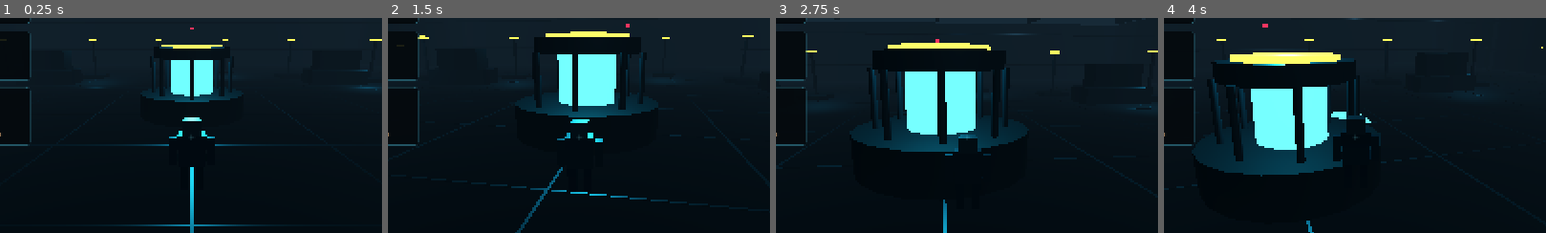
Above: before the commit, frames 1-4 (left to right).
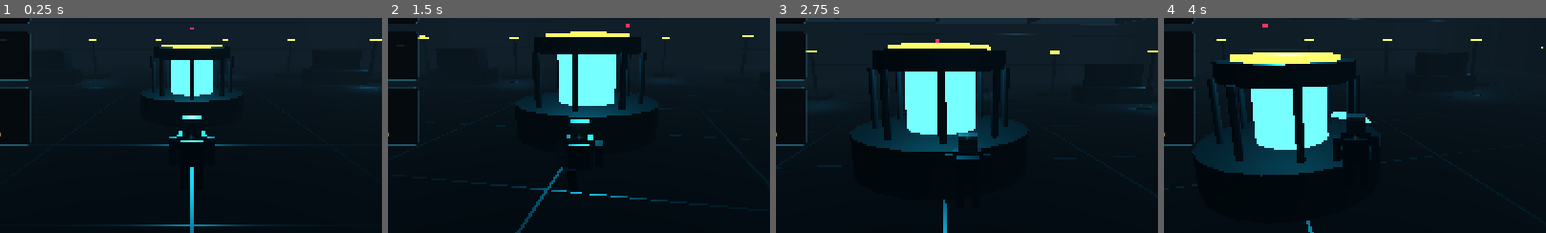
Above: after the commit, the same moments.

Repository: Lizziies/Chatgpt-in-chat-GPT-6-Hoch-Game
Game: Godot game, scene res://scenes/main.tscn
The game is run twice, just before and just after one commit, with the same random seed, the same clock (stepped at 60 frames per second) and the same inputs.
Inputs (mouse positions are % of the whole screen's width and height, from its top left):
- Up to frame 1 (0.25 s): no input
- Up to frame 2 (1.5 s): tap Enter at 0.5 s; move the mouse to (55, 50) at 0.52 s; hold W from 0.53 s (still down); tap 1 at 0.6 s; click (55, 50) at 0.67 s; tap Space at 0.77 s; move the mouse to (45, 50) at 1.27 s; tap 2 at 1.35 s
- Up to frame 3 (2.75 s): keep holding W; tap Space at 1.52 s; move the mouse to (52, 48) at 2.02 s; tap 3 at 2.1 s
- Up to frame 4 (4 s): keep holding W; move the mouse to (49, 52) at 2.77 s; tap 4 at 2.85 s; click (49, 52) at 2.92 s; tap Space at 3.02, 3.77 s; move the mouse to (57, 51) at 3.52 s; tap 5 at 3.6 s
The pictures show only the part of the screen within x 25-75%, y 23-73%; the shares and areas given below are measured in that part.

The runs differ from the first frame. In frame 1, 0.2% of the frame differs, in the area x 47-54%, y 45-58%; in frame 2, 0.2%; in frame 3, 0.2%, in the area x 46-54%, y 53-66%; in frame 4, 0.2%.

Commit message:
art: add operator armor details and procedural locomotion animations

Diff:
--- a/scripts/player.gd
+++ b/scripts/player.gd
@@ -18,6 +18,11 @@
 var pitch: float = -0.13
 var yaw: float = 0.0
 var shot_cooldown: float = 0.0
+var gait_time: float = 0.0
+var arm_left: MeshInstance3D
+var arm_right: MeshInstance3D
+var leg_left: MeshInstance3D
+var leg_right: MeshInstance3D
 
 func _ready() -> void:
 	name = "Operator"
@@ -40,6 +45,13 @@
 	_make_part("RightLeg", Vector3(0.2, 0.47, 0), Vector3(0.24, 0.82, 0.25), Color(0.11, 0.14, 0.19))
 	_make_part("LeftArm", Vector3(-0.49, 1.14, -0.03), Vector3(0.22, 0.68, 0.26), Color(0.13, 0.18, 0.22))
 	_make_part("RightArm", Vector3(0.49, 1.14, -0.03), Vector3(0.22, 0.68, 0.26), Color(0.13, 0.18, 0.22))
+	arm_left = model.get_node("LeftArm")
+	arm_right = model.get_node("RightArm")
+	leg_left = model.get_node("LeftLeg")
+	leg_right = model.get_node("RightLeg")
+	_make_part("ChestPlate", Vector3(0, 1.23, -0.23), Vector3(0.53, 0.55, 0.10), Color(0.23, 0.30, 0.33))
+	_make_part("Backpack", Vector3(0, 1.2, 0.28), Vector3(0.52, 0.60, 0.24), Color(0.09, 0.15, 0.19))
+	_make_part("HelmetRim", Vector3(0, 1.96, -0.04), Vector3(0.51, 0.09, 0.52), Color(0.30, 0.37, 0.40))
 	orbit = Node3D.new()
 	orbit.name = "CameraRig"
 	orbit.position = Vector3(0, 1.45, 0)
@@ -132,6 +144,14 @@
 	velocity.z = move_toward(velocity.z, direction.z * speed, 22.0 * delta)
 	if direction.length_squared() > 0.02:
 		model.rotation.y = lerp_angle(model.rotation.y, atan2(-direction.x, -direction.z), delta * 11.0)
+		gait_time += delta * (13.0 if speed == SPRINT_SPEED else 9.0)
+	var amount: float = minf(1.0, Vector2(velocity.x, velocity.z).length() / WALK_SPEED)
+	var swing: float = sin(gait_time) * 0.55 * amount
+	leg_left.rotation.x = lerpf(leg_left.rotation.x, swing, delta * 12.0)
+	leg_right.rotation.x = lerpf(leg_right.rotation.x, -swing, delta * 12.0)
+	arm_left.rotation.x = lerpf(arm_left.rotation.x, -swing * 0.7, delta * 12.0)
+	arm_right.rotation.x = lerpf(arm_right.rotation.x, swing * 0.7, delta * 12.0)
+	model.position.y = sin(gait_time * 2.0) * 0.045 * amount
 	move_and_slide()
 
 func take_damage(amount: float) -> void:
